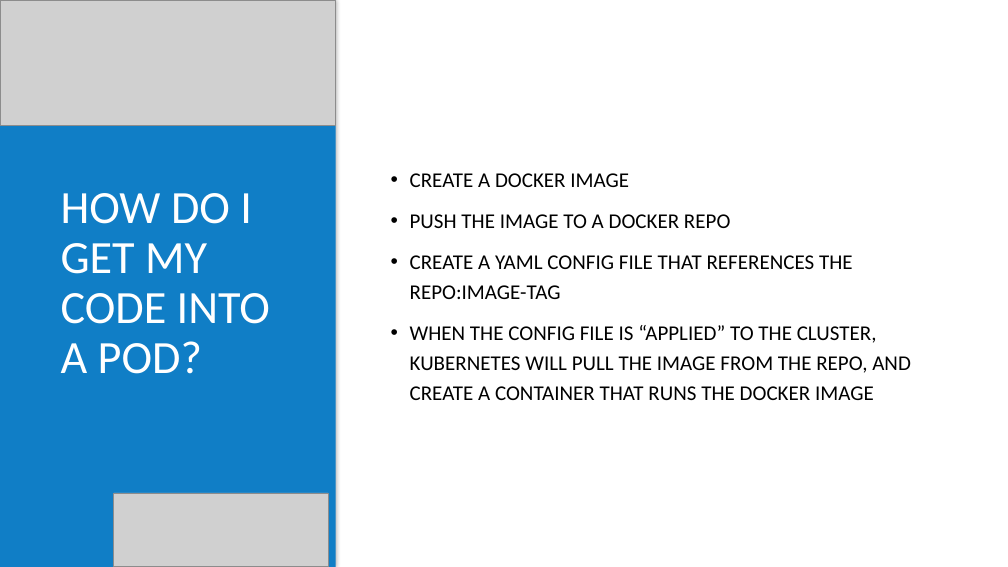
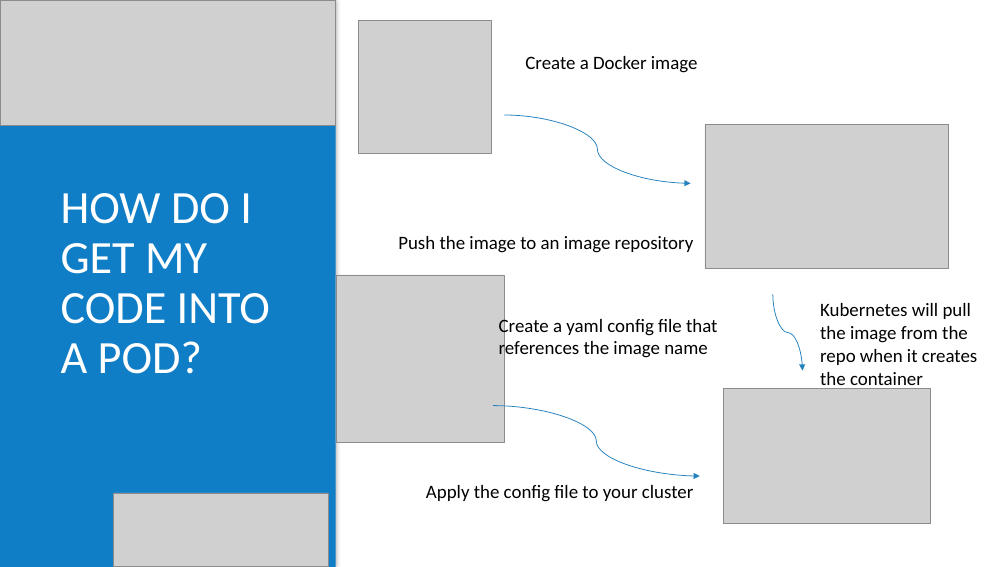
Before and after one commit to Berrydoo/kubernetes-demystified, a slide deck: slide 5 of powerpoint-slides.pptx. Drawn at 1008x567 pixels with LibreOffice and Linux fonts; fonts in the diff are those of the drawing; grey boxes stand for pictures; background and template pictures are left out. Boxes give left, top, right and bottom in pixels: in the first picture for what was removed or moved away, otherwise in the second. Text is boxed around its words. In the diff, an @@ line names an element or a change of style, - is before the commit and + after.

```diff
--- a/powerpoint-slides.pptx
+++ b/powerpoint-slides.pptx
@@ picture added at <box>359,20,492,153</box> @@
@@ text added at <box>525,56,698,73</box>, 18 pt, text #000000 @@
+Create a Docker image
@@ curved arrow added from (504, 115) to (691, 183), #2683BF 0.75 pt @@
@@ picture added at <box>706,125,950,269</box> @@
@@ text removed at <box>410,173,911,400</box> @@
-• CREATE A DOCKER IMAGE
-• PUSH THE IMAGE TO A DOCKER REPO
-• CREATE A YAML CONFIG FILE THAT REFERENCES THE REPO:IMAGE-TAG
-• WHEN THE CONFIG FILE IS “APPLIED” TO THE CLUSTER, KUBERNETES WILL PULL THE IMAGE FROM THE REPO, AND CREATE A CONTAINER THAT RUNS THE DOCKER IMAGE
@@ text added at <box>398,236,694,253</box>, 18 pt, text #000000 @@
+Push the image to an image repository
@@ picture added at <box>336,275,504,443</box> @@
@@ curved arrow added from (773, 294) to (802, 371), #2683BF 0.75 pt @@
@@ text added at <box>499,316,717,360</box>, 18 pt, text #000000 @@
+Create a yaml config file that references the image name
@@ text added at <box>820,303,977,390</box>, 18 pt, text #000000 @@
+Kubernetes will pull the image from the repo when it creates the container
@@ picture added at <box>724,389,931,523</box> @@
@@ curved arrow added from (493, 405) to (700, 476), #2683BF 0.75 pt @@
@@ text added at <box>426,485,694,502</box>, 18 pt, text #000000 @@
+Apply the config file to your cluster
```
Also in this commit, not shown: 4 other slides changed, 2 other files.
